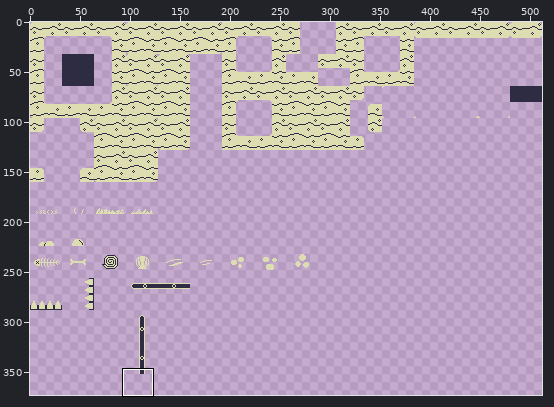
One commit to this sprite sheet: Assets/LDtk/1bitLDTK/32x32Tileset.png. Above: a wide view before the commit, with the close-up outlined.
Close-up. First the earlier version:
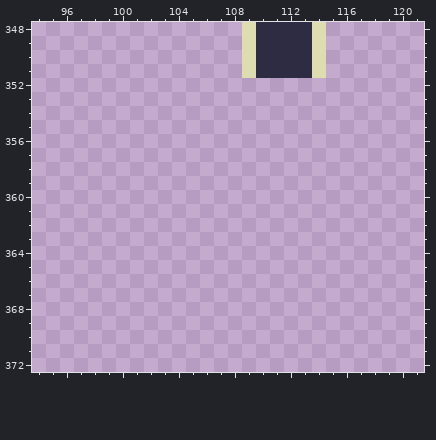
The file is 512x512 pixels. Shown: x 94..121, y 348..372. The wide view leaves out empty margins.
Now the later version:
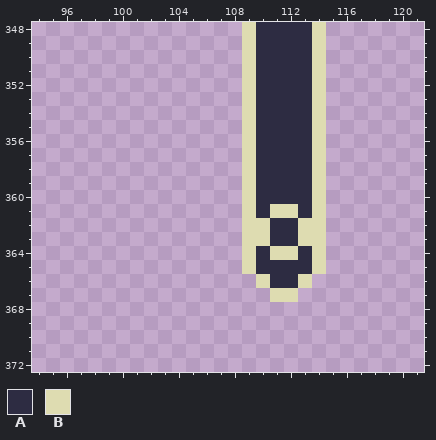
Palette (. is transparent): A #2d2c42  B #dedcb1
Change:
{"y":352,"x":109,"old":"......","new":"BAAAAB"}
{"y":353,"x":109,"old":"......","new":"BAAAAB"}
{"y":354,"x":109,"old":"......","new":"BAAAAB"}
{"y":355,"x":109,"old":"......","new":"BAAAAB"}
{"y":356,"x":109,"old":"......","new":"BAAAAB"}
{"y":357,"x":109,"old":"......","new":"BAAAAB"}
{"y":358,"x":109,"old":"......","new":"BAAAAB"}
{"y":359,"x":109,"old":"......","new":"BAAAAB"}
{"y":360,"x":109,"old":"......","new":"BAAAAB"}
{"y":361,"x":109,"old":"......","new":"BABBAB"}
{"y":362,"x":109,"old":"......","new":"BBAABB"}
{"y":363,"x":109,"old":"......","new":"BBAABB"}
{"y":364,"x":109,"old":"......","new":"BABBAB"}
{"y":365,"x":109,"old":"......","new":"BAAAAB"}
{"y":366,"x":110,"old":"....","new":"BAAB"}
{"y":367,"x":111,"old":"..","new":"BB"}
{"label":"added","picture_box":[242,78,326,302]}
